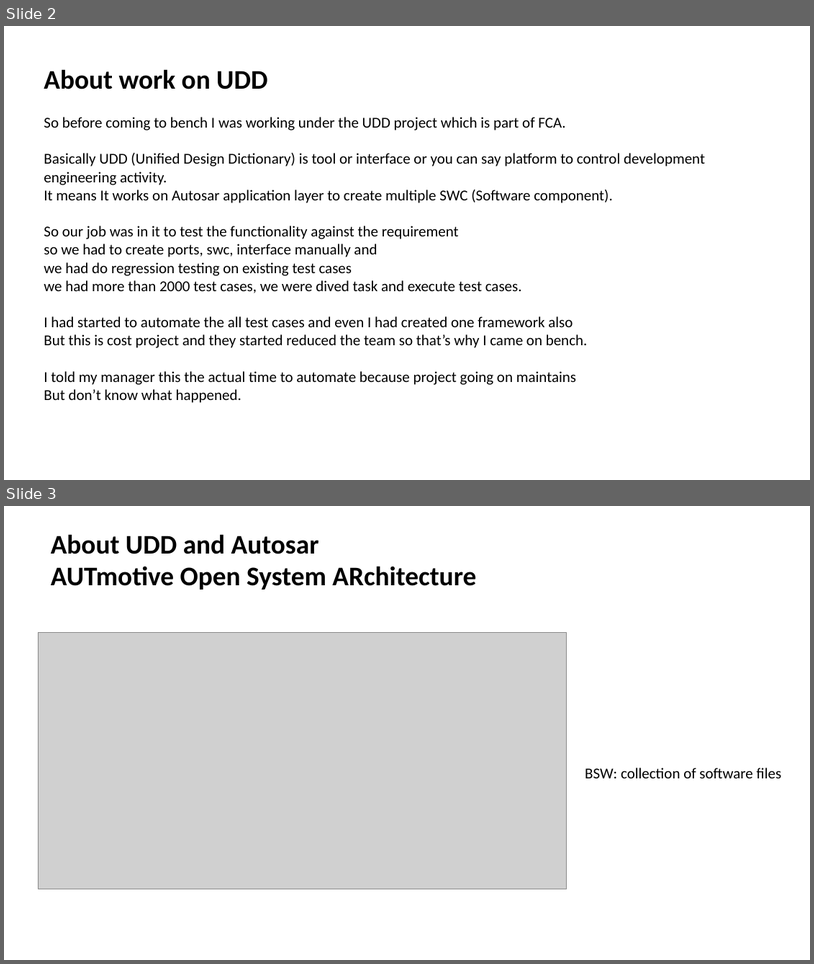
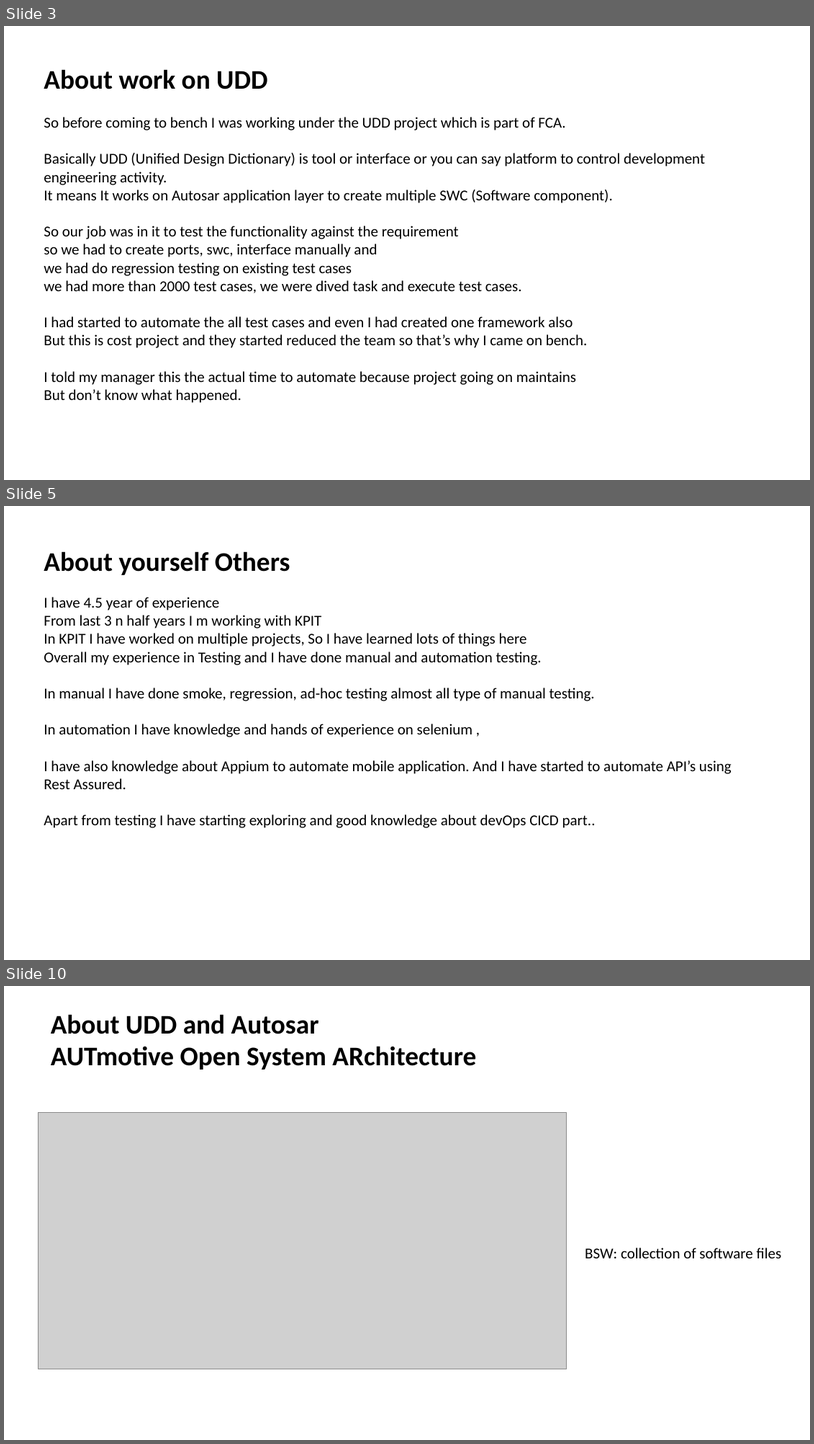
Before and after one commit to rohitb13/images, a slide deck: Combilne_Doc/For_KPIT_IP.pptx. Shown one above the other, each under a label of ours: slides 2 and 3 before the commit, slides 3, 5 and 10 after it; the slides between them are not shown. The pictures are 814x964 and 814x1444 pixels, drawn with LibreOffice and Linux fonts; fonts in the diff are those of the drawing; grey boxes stand for pictures. Boxes give left, top, right and bottom in pixels: in the first picture for what was removed or moved away, otherwise in the second. Text is boxed around its words. In the diff, an @@ line names an element or a change of style, - is before the commit and + after.

```diff
--- a/Combilne_Doc/For_KPIT_IP.pptx
+++ b/Combilne_Doc/For_KPIT_IP.pptx
@@ slide 5 added at (4, 506, 810, 960), background #FFFFFF @@
@@ text added at (44, 551, 291, 575), 32 pt, text #000000, bold @@
+About yourself Others
@@ text added at (44, 597, 732, 828), 18 pt, text #000000 @@
+I have 4.5 year of experience
+From last 3 n half years I m working with KPIT
+In KPIT I have worked on multiple projects, So I have learned lots of things here
+Overall my experience in Testing and I have done manual and automation testing.
+In manual I have done smoke, regression, ad-hoc testing almost all type of manual testing.
+In automation I have knowledge and hands of experience on selenium ,
+I have also knowledge about Appium to automate mobile application. And I have started to automate API’s using Rest Assured.
+Apart from testing I have starting exploring and good knowledge about devOps CICD part..
@@ what was slide 2 is now slide 3 @@
@@ what was slide 3 is now slide 10 @@
```
Also in this commit, not shown: 4 slides changed, 14 other slides added, 4 other files.
